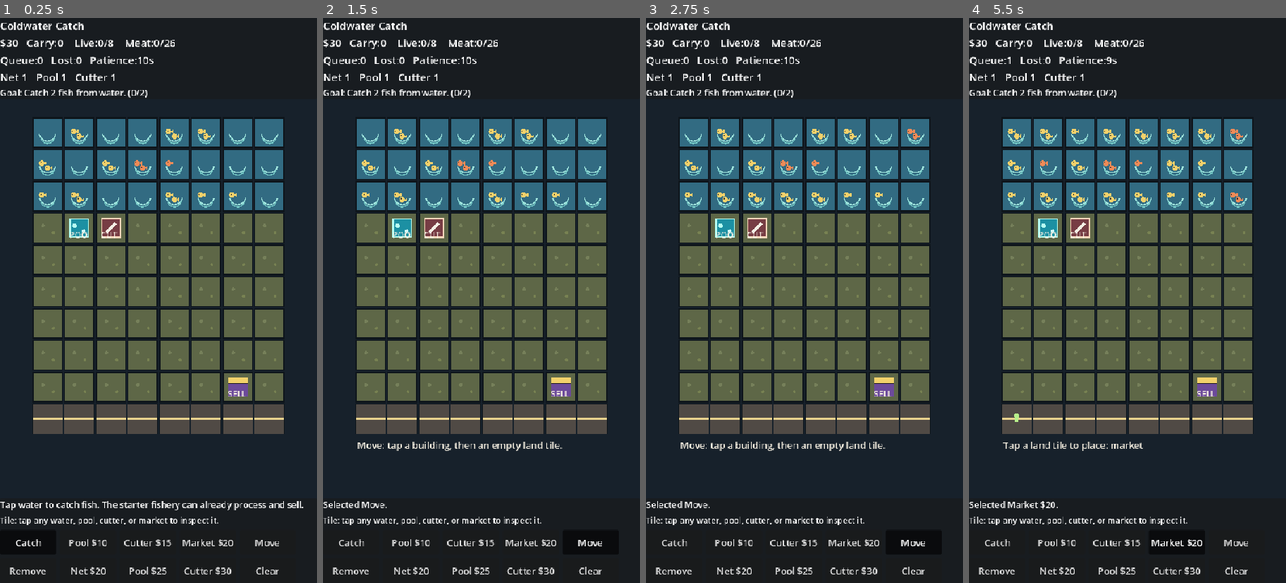
Above: before the commit, frames 1-4 (left to right).
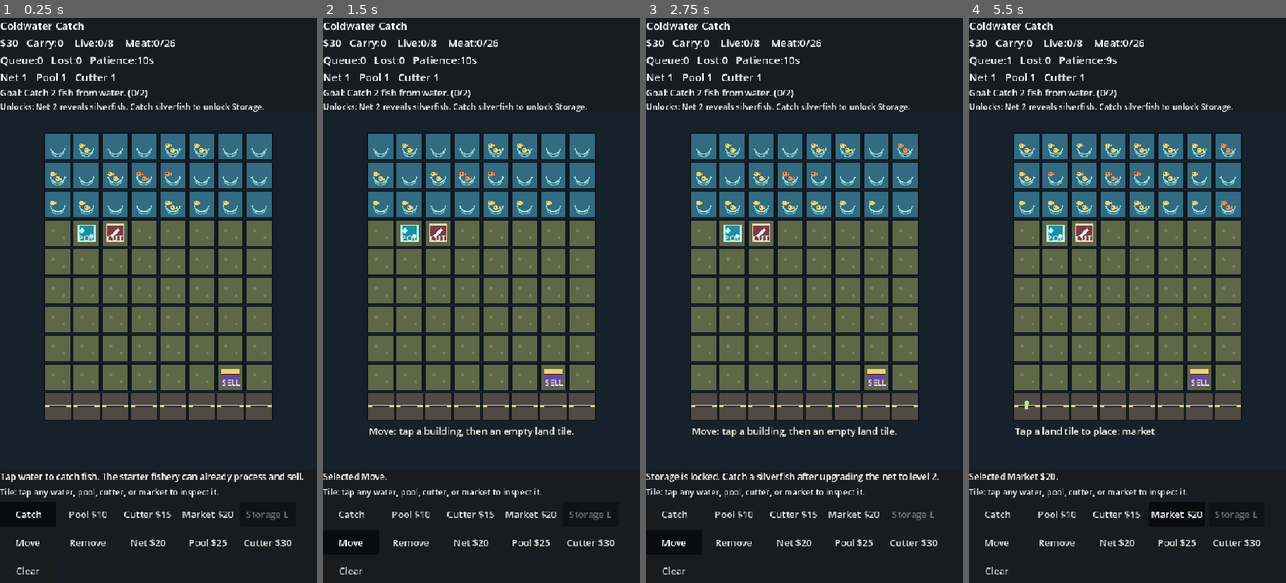
Above: after the commit, the same moments.

Repository: FunnySkillz/project_tilesgame
Game: Godot game, scene res://scenes/Main.tscn
The game is run twice, just before and just after one commit, with the same random seed, the same clock (stepped at 60 frames per second) and the same inputs.
Inputs (mouse positions are in pixels of both pictures, inside the frame that each line leads up to):
- Up to frame 1 (0.25 s): no input
- Up to frame 2 (1.5 s): click "Catch" at 0.5 s; click "Move" at 1.25 s
- Up to frame 3 (2.75 s): click (912, 515) at 2 s, where only the run after the commit has a clickable "Storage L"
- Up to frame 4 (5.5 s): click "Remove" at 2.75 s; click "Pool $10" at 3.5 s; click "Cutter $15" at 4.25 s; click "Market $20" at 5 s

The runs differ from the first frame. In frame 1, 26% of the frame differs, in the area x 0-96%, y 15-99%; in frame 2, 25%; in frame 3, 26%, in the area x 0-93%, y 15-99%; in frame 4, 26%.

Commit message:
Add storage unlock progression

Diff:
--- a/scripts/main.gd
+++ b/scripts/main.gd
@@ -1,7 +1,7 @@
 extends Control
 
 enum TileKind { WATER, LAND, ROAD }
-enum BuildKind { NONE, POOL, CUTTER, MARKET }
+enum BuildKind { NONE, POOL, CUTTER, MARKET, STORAGE }
 enum GoalStep { CATCH, STORE, PROCESS, SELL, UPGRADE, BUILD, COMPLETE }
 enum FishKind { MINNOW, CARP, SILVERFISH }
 
@@ -14,12 +14,14 @@
 const TOOL_POOL := "pool"
 const TOOL_CUTTER := "cutter"
 const TOOL_MARKET := "market"
+const TOOL_STORAGE := "storage"
 const TOOL_MOVE := "move"
 const TOOL_REMOVE := "remove"
 
 const COST_POOL := 10
 const COST_CUTTER := 15
 const COST_MARKET := 20
+const COST_STORAGE := 25
 
 const CUSTOMER_PATIENCE_SECONDS := 10.0
 const MARKET_SELL_SECONDS := 1.25
@@ -48,6 +50,7 @@
 var meat_sold_total := 0
 var upgrades_bought_total := 0
 var buildings_built_total := 0
+var storage_unlocked := false
 
 var grid_rect := Rect2()
 var tile_px := 48.0
@@ -57,6 +60,7 @@
 var feedback_popups: Array = []
 var hud_label: Label
 var goal_label: Label
+var unlock_label: Label
 var inspector_label: Label
 var status_label: Label
 var tool_buttons: Dictionary = {}
@@ -162,6 +166,11 @@
 	goal_label.autowrap_mode = TextServer.AUTOWRAP_WORD_SMART
 	header_box.add_child(goal_label)
 
+	unlock_label = Label.new()
+	unlock_label.add_theme_font_size_override("font_size", 14)
+	unlock_label.autowrap_mode = TextServer.AUTOWRAP_WORD_SMART
+	header_box.add_child(unlock_label)
+
 	var spacer := Control.new()
 	spacer.mouse_filter = Control.MOUSE_FILTER_IGNORE
 	spacer.size_flags_vertical = Control.SIZE_EXPAND_FILL
@@ -195,6 +204,7 @@
 	_add_tool_button(actions, TOOL_POOL, "Pool $10", "Build live fish capacity on land.")
 	_add_tool_button(actions, TOOL_CUTTER, "Cutter $15", "Build processing on land.")
 	_add_tool_button(actions, TOOL_MARKET, "Market $20", "Build selling on land.")
+	_add_tool_button(actions, TOOL_STORAGE, "Storage", "Unlock by catching silverfish. Adds meat storage capacity.")
 	_add_tool_button(actions, TOOL_MOVE, "Move", "Move one building to another land tile.")
 	_add_tool_button(actions, TOOL_REMOVE, "Remove", "Remove a building and recover half its cost.")
 	command_buttons["net"] = _add_command_button(actions, "Net +", "Upgrade net", _upgrade_net)
@@ -212,6 +222,10 @@
 	button.pressed.connect(func() -> void:
 		if tool != TOOL_MOVE:
 			_cancel_move_if_needed()
+		if not _is_tool_unlocked(tool):
+			status_text = _tool_locked_reason(tool)
+			_update_tool_buttons()
+			return
 		selected_tool = tool
 		var cost := _tool_cost(tool)
 		if cost > 0 and money < cost:
@@ -264,6 +278,8 @@
 			_try_build(cell, BuildKind.CUTTER, COST_CUTTER, "cutter")
 		TOOL_MARKET:
 			_try_build(cell, BuildKind.MARKET, COST_MARKET, "market")
+		TOOL_STORAGE:
+			_try_build(cell, BuildKind.STORAGE, COST_STORAGE, "storage")
 		TOOL_MOVE:
 			_use_move_tool(cell)
 		TOOL_REMOVE:
@@ -287,7 +303,7 @@
 		_add_fish_to_stock(carried_fish_stock, fish_kind, caught)
 		fish_caught_total += caught
 		_add_fish_to_stock(fish_caught_by_kind, fish_kind, caught)
-		status_text = "Caught " + str(caught) + " " + _fish_plural(fish_kind, caught) + ". Tap a pool to store them."
+		status_text = "Caught " + str(caught) + " " + _fish_plural(fish_kind, caught) + ". Tap a pool to store them." + _maybe_unlock_storage(fish_kind)
 		_add_popup_for_cell(cell, "+" + str(caught) + " " + _fish_name(fish_kind), _fish_color(fish_kind))
 		return
 
@@ -311,6 +327,10 @@
 
 
 func _try_build(cell: Vector2i, building: int, cost: int, label: String) -> void:
+	if not _is_building_unlocked(building):
+		status_text = _building_locked_reason(building)
+		return
+
 	var tile: Dictionary = tiles[cell.y][cell.x]
 	if tile["kind"] != TileKind.LAND:
 		status_text = "Build " + label + " on land tiles."
@@ -339,6 +359,9 @@
 		if tile["building"] == BuildKind.POOL and not _can_remove_pool_at(cell):
 			status_text = "Cannot move this pool while it is needed for live fish capacity."
 			return
+		if tile["building"] == BuildKind.STORAGE and not _can_remove_storage_at(cell):
+			status_text = "Cannot move this storage while it is needed for meat capacity."
+			return
 
 		moving_building = int(tile["building"])
 		move_source_cell = cell
@@ -372,6 +395,9 @@
 	if building == BuildKind.POOL and not _can_remove_pool_at(cell):
 		status_text = "Cannot remove this pool while it is needed for live fish capacity."
 		return
+	if building == BuildKind.STORAGE and not _can_remove_storage_at(cell):
+		status_text = "Cannot remove this storage while it is needed for meat capacity."
+		return
 
 	var refund := int(floor(float(_building_cost(building)) * 0.5))
 	money += refund
@@ -441,7 +467,7 @@
 		cutter_progress = 0.0
 		return
 	if meat >= _meat_capacity():
-		status_text = "Meat storage is full. Build or move markets near roads to sell faster."
+		status_text = "Meat storage is full. Build storage or move markets near roads to sell faster."
 		return
 
 	var required: float = _cutter_required_time()
@@ -452,7 +478,7 @@
 		var produced := _fish_meat_yield(fish_kind) + int(cutter_level >= 3)
 		if meat + produced > _meat_capacity():
 			_add_fish_to_stock(live_fish_stock, fish_kind, 1)
-			status_text = "Meat storage is full. Markets create more storage and sell faster near roads."
+			status_text = "Meat storage is full. Storage buildings create more room."
 			break
 		cutter_progress -= required
 		meat += produced
@@ -550,7 +576,37 @@
 
 
 func _meat_capacity() -> int:
-	return 18 + _building_count(BuildKind.MARKET) * 6 + cutter_level * 2
+	var capacity := 18 + _building_count(BuildKind.MARKET) * 6 + cutter_level * 2
+	for y in GRID_H:
+		for x in GRID_W:
+			var tile: Dictionary = tiles[y][x]
+			if tile["building"] == BuildKind.STORAGE:
+				capacity += _storage_capacity_at(Vector2i(x, y))
+	return capacity
+
+
+func _meat_capacity_without(cell_to_exclude: Vector2i) -> int:
+	var capacity := 18 + _building_count(BuildKind.MARKET) * 6 + cutter_level * 2
+	for y in GRID_H:
+		for x in GRID_W:
+			var cell := Vector2i(x, y)
+			if cell == cell_to_exclude:
+				continue
+			var tile: Dictionary = tiles[y][x]
+			if tile["building"] == BuildKind.STORAGE:
+				capacity += _storage_capacity_at(cell)
+	return capacity
+
+
+func _can_remove_storage_at(cell: Vector2i) -> bool:
+	return meat <= _meat_capacity_without(cell)
+
+
+func _storage_capacity_at(cell: Vector2i) -> int:
+	var capacity := 14
+	if _has_adjacent_building(cell, BuildKind.MARKET):
+		capacity += 6
+	return capacity
 
 
 func _cutter_required_time() -> float:
@@ -727,6 +783,8 @@
 			return COST_CUTTER
 		BuildKind.MARKET:
 			return COST_MARKET
+		BuildKind.STORAGE:
+			return COST_STORAGE
 		_:
 			return 0
 
@@ -739,8 +797,67 @@
 			return COST_CUTTER
 		TOOL_MARKET:
 			return COST_MARKET
+		TOOL_STORAGE:
+			return COST_STORAGE
 		_:
 			return 0
+
+
+func _tool_label(tool: String) -> String:
+	match tool:
+		TOOL_CATCH:
+			return "Catch"
+		TOOL_POOL:
+			return "Pool $" + str(COST_POOL)
+		TOOL_CUTTER:
+			return "Cutter $" + str(COST_CUTTER)
+		TOOL_MARKET:
+			return "Market $" + str(COST_MARKET)
+		TOOL_STORAGE:
+			return "Storage $" + str(COST_STORAGE) if _is_tool_unlocked(tool) else "Storage L"
+		TOOL_MOVE:
+			return "Move"
+		TOOL_REMOVE:
+			return "Remove"
+		_:
+			return tool
+
+
+func _is_tool_unlocked(tool: String) -> bool:
+	if tool == TOOL_STORAGE:
+		return _is_storage_unlocked()
+	return true
+
+
+func _tool_locked_reason(tool: String) -> String:
+	if tool == TOOL_STORAGE:
+		return "Storage is locked. Catch a silverfish after upgrading the net to level 2."
+	return "This tool is locked."
+
+
+func _is_building_unlocked(building: int) -> bool:
+	if building == BuildKind.STORAGE:
+		return _is_storage_unlocked()
+	return true
+
+
+func _building_locked_reason(building: int) -> String:
+	if building == BuildKind.STORAGE:
+		return "Storage is locked. Catch a silverfish first."
+	return "This building is locked."
+
+
+func _is_storage_unlocked() -> bool:
+	return storage_unlocked or int(fish_caught_by_kind[FishKind.SILVERFISH]) > 0
+
+
+func _maybe_unlock_storage(fish_kind: int) -> String:
+	if fish_kind != FishKind.SILVERFISH or storage_unlocked:
+		return ""
+
+	storage_unlocked = true
+	_add_popup("Storage unlocked", grid_rect.position + Vector2(grid_rect.size.x * 0.5, 46.0), Color("#b7ef8a"))
+	return " Storage unlocked."
 
 
 func _net_upgrade_cost() -> int:
@@ -777,6 +894,8 @@
 			return "cutter"
 		BuildKind.MARKET:
 			return "market"
+		BuildKind.STORAGE:
+			return "storage"
 		_:
 			return "building"
 
@@ -795,6 +914,10 @@
 			if _has_adjacent_tile_kind(cell, TileKind.ROAD):
 				return "Road access lets this market sell twice as fast."
 			return "Markets sell faster beside the road."
+		BuildKind.STORAGE:
+			if _has_adjacent_building(cell, BuildKind.MARKET):
+				return "Adjacent market gives this storage +6 meat capacity."
+			return "Storage gets +6 capacity beside markets."
 		_:
 			return ""
 
@@ -883,7 +1006,17 @@
 				return "Progression: upgrade Net to level 2 to unlock silverfish."
 			if int(fish_caught_by_kind[FishKind.SILVERFISH]) <= 0:
 				return "Progression: catch a silverfish. It yields 3 meat."
-			return "Progression online: fish variety is active. Next milestone adds new buildings."
+			if _building_count(BuildKind.STORAGE) <= 0:
+				return "Progression: build Storage to handle higher-yield fish."
+			return "Progression online: Storage is built. Next milestone adds land expansion."
+
+
+func _unlock_text() -> String:
+	if not _is_storage_unlocked():
+		if net_level < 2:
+			return "Unlocks: Net 2 reveals silverfish. Catch silverfish to unlock Storage."
+		return "Unlocks: catch silverfish to unlock Storage."
+	return "Unlocks: Storage available. Place it near markets for +6 capacity."
 
 
 func _progress_text(current: int, target: int) -> String:
@@ -945,6 +1078,7 @@
 		cutter_level
 	]
 	goal_label.text = _goal_text()
+	unlock_label.text = _unlock_text()
 	status_label.text = status_text
 	inspector_label.text = _selected_tile_text()
 	_update_tool_buttons()
@@ -954,8 +1088,9 @@
 	for tool in tool_buttons.keys():
 		var button: Button = tool_buttons[tool]
 		var cost := _tool_cost(str(tool))
+		button.text = _tool_label(str(tool))
 		button.button_pressed = tool == selected_tool
-		button.modulate = _affordability_color(cost)
+		button.modulate = Color("#6f7782") if not _is_tool_unlocked(str(tool)) else _affordability_color(cost)
 
 	if command_buttons.has("net"):
 		var net_button: Button = command_buttons["net"]
@@ -972,8 +1107,8 @@
 
 
 func _calculate_grid_rect() -> void:
-	var top_margin := 166.0
-	var bottom_margin := 250.0
+	var top_margin := 190.0
+	var bottom_margin := 272.0
 	var inner_width: float = max(1.0, size.x - 24.0)
 	var inner_height: float = max(1.0, size.y - top_margin - bottom_margin)
 	tile_px = floor(min(inner_width / float(GRID_W), inner_height / float(GRID_H)))
@@ -1078,6 +1213,12 @@
 			draw_rect(stall, Color("#6c4a9b"))
 			draw_rect(Rect2(stall.position, Vector2(stall.size.x, stall.size.y * 0.32)), Color("#f2d16b"))
 			draw_line(stall.position + Vector2(0, stall.size.y * 0.32), stall.position + Vector2(stall.size.x, stall.size.y * 0.32), Color("#1b1720"), 2.0)
+		BuildKind.STORAGE:
+			var crate := rect.grow(-tile_px * 0.18)
+			draw_rect(crate, Color("#8a6f43"))
+			draw_rect(crate, Color("#f0d597"), false, 2.0)
+			draw_line(crate.position + Vector2(0, crate.size.y * 0.35), crate.position + Vector2(crate.size.x, crate.size.y * 0.35), Color("#473722"), 2.0)
+			draw_line(crate.position + Vector2(crate.size.x * 0.5, 0), crate.position + Vector2(crate.size.x * 0.5, crate.size.y), Color("#473722"), 2.0)
 
 
 func _draw_fish(center: Vector2, scale: float, fish_kind: int) -> void:
@@ -1150,8 +1291,10 @@
 			return "Tile: cutter. Rate x" + _format_ratio(_cutter_rate_at(selected_cell)) + "; faster beside pools."
 		BuildKind.MARKET:
 			return "Tile: market. Sales " + str(_market_capacity_at(selected_cell)) + "/tick; road access doubles it."
+		BuildKind.STORAGE:
+			return "Tile: storage. Adds " + str(_storage_capacity_at(selected_cell)) + " meat capacity; better beside markets."
 		_:
-			return "Tile: open land. Build a pool, cutter, or market here."
+			return "Tile: open land. Build pool, cutter, market" + (", or storage" if _is_storage_unlocked() else "") + " here."
 
 
 func _building_label(building: int) -> String:
@@ -1162,5 +1305,7 @@
 			return "CUT"
 		BuildKind.MARKET:
 			return "SELL"
+		BuildKind.STORAGE:
+			return "STO"
 		_:
 			return ""
Not shown, changed: README.md
Not shown, changed: docs/art_plan.md
Not shown, changed: docs/implementation_phases.md
